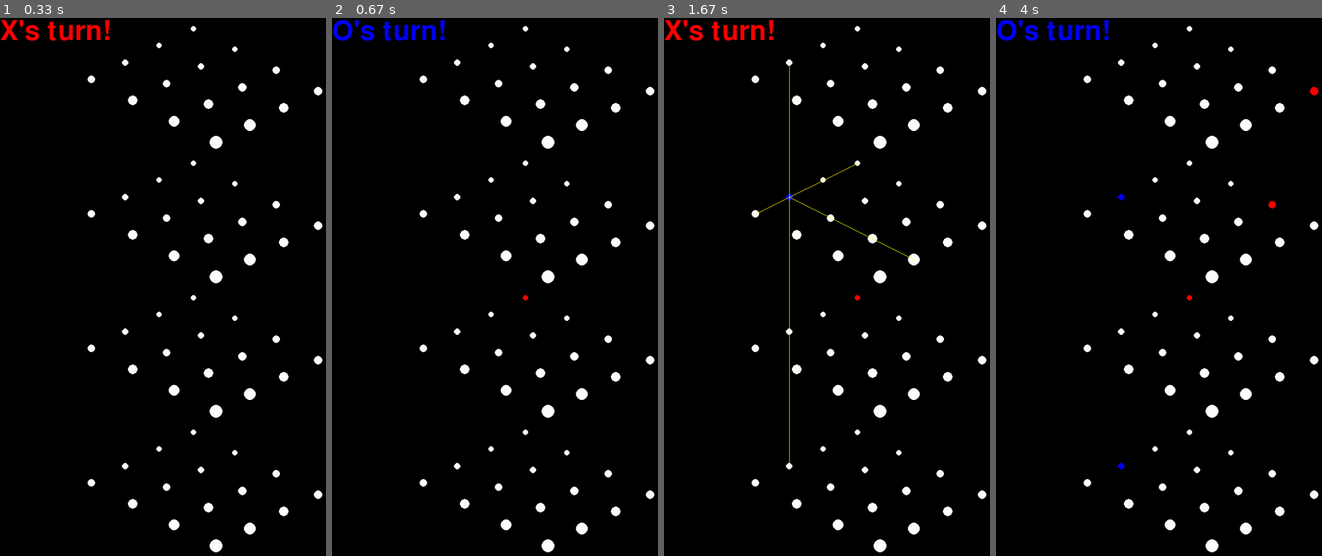
Above: before the commit, frames 1-4 (left to right).
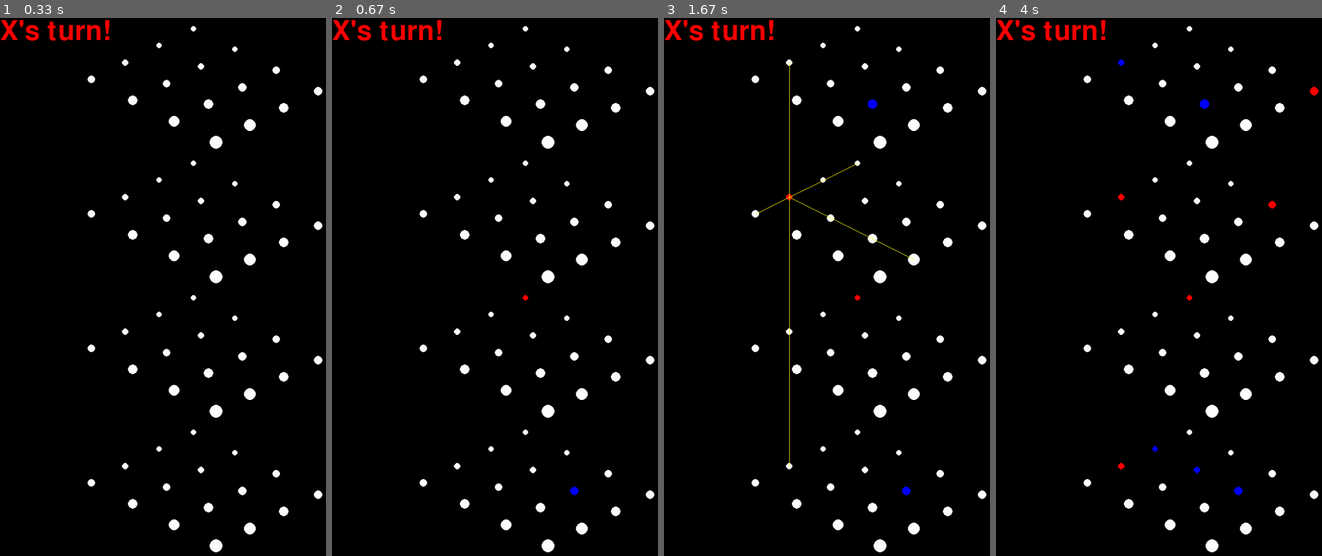
Above: after the commit, the same moments.

Repository: kluedemann/GitGud
Game: pygame game, started from main.py
The game is run twice, just before and just after one commit, with the same random seed, the same clock (stepped at 60 frames per second) and the same inputs.
Inputs (mouse positions are in pixels of both pictures, inside the frame that each line leads up to):
- Up to frame 1 (0.33 s): no input
- Up to frame 2 (0.67 s): click (524, 287) at 0.38 s
- Up to frame 3 (1.67 s): press the mouse at (856, 287) at 1.2 s; move the mouse to (817, 243) at 1.3 s; release the mouse at (778, 200) at 1.43 s; move the mouse to (778, 200) at 1.6 s
- Up to frame 4 (4 s): click (1110, 200) at 1.72 s; move the mouse to (1315, 104) at 1.97 s; click (1315, 104) at 2.12 s; move the mouse to (1119, 480) at 2.87 s; click (1119, 480) at 3.08 s; move the mouse to (1269, 217) at 3.43 s; click (1269, 217) at 3.7 s

Frame 1 is identical in both runs. In frame 2, 0.9% of the frame differs, in the area x 0-76%, y 0-89%; in frame 3, 0.1%; in frame 4, 1.1%.

Commit message:
Improve bot

Diff:
--- a/bot.py
+++ b/bot.py
@@ -19,7 +19,7 @@
         Args:
         game: Tic tac toe game
         """
-        return any([game.check_win(player) for player in game.players])
+        return any([game.check_win(player)[0] for player in game.players])
 
 
     def heuristic(self, game: 'Game'):
@@ -130,16 +130,16 @@
         return 0
 
 
-    def evaluate(self, game: 'Game'):
+    def evaluate(self, game: 'Game', depth: int):
         """
         Args:
         game: Tic tac toe game
         """
         if self.game_over(game):
             if game.check_win(self.player):
-                return 1
+                return 1 if depth != 0 else inf
             elif game.check_win(self.opponent):
-                return -1
+                return -1 if depth != 0 else -inf
             else:
                 return 0
 
@@ -153,9 +153,7 @@
         player: character for player
         """
         if depth >= self.max_depth or self.game_over(game):
-            score = self.evaluate(game)
-            if depth == 0:
-                score *= 10
+            score = self.evaluate(game, depth)
             return [-1, -1, -1, score]
 
         if player == self.player:
--- a/main.py
+++ b/main.py
@@ -31,7 +31,7 @@
         self.players = ['X', 'O']
         self.board_coords = self.get_coords()
         self.bot = Bot(self.players[1], max_depth=3, epsilon=0)
-        self.mode = 'A'
+        self.mode = 'AI'
         self.pos = None
         self.winning_line = []
 
